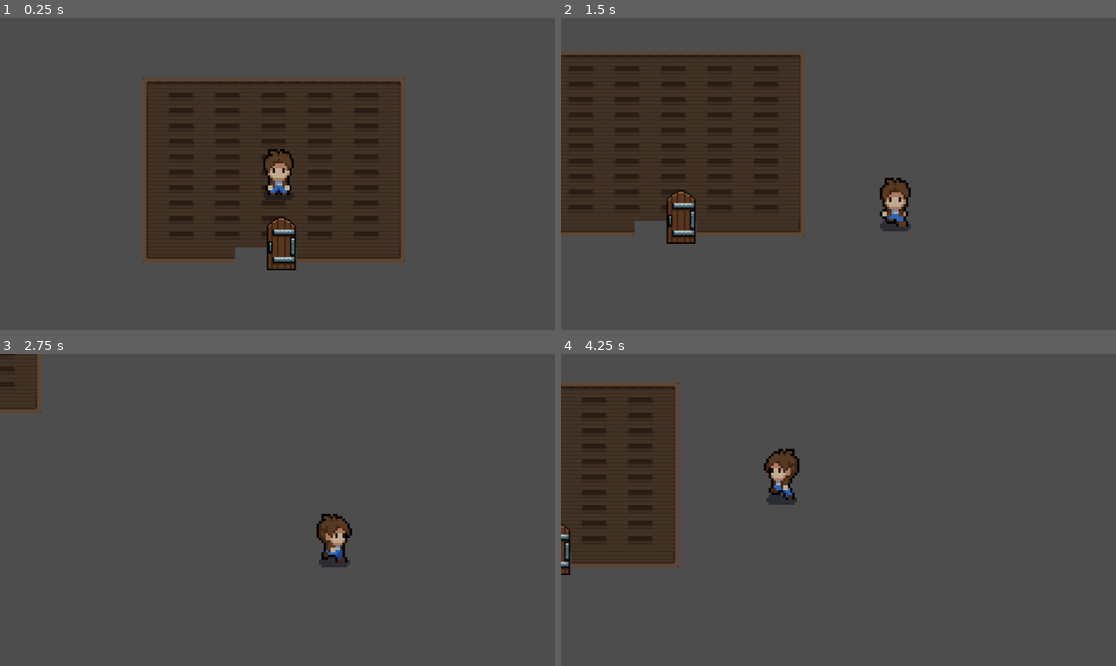
Above: before the commit, frames 1-4 (two rows, left to right).
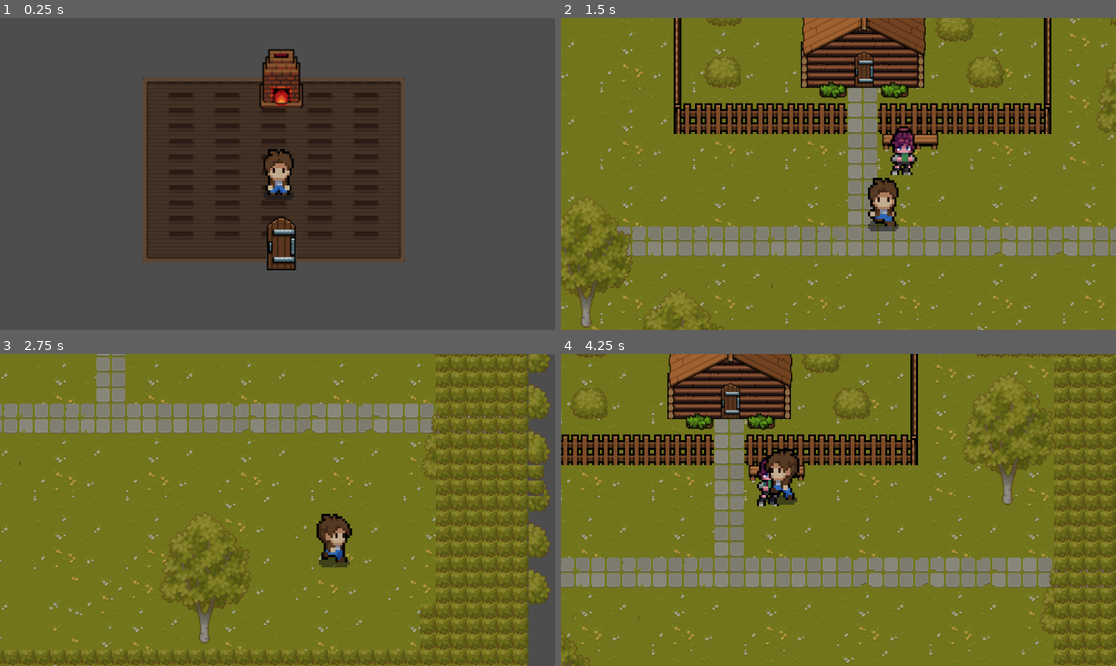
Above: after the commit, the same moments.

Repository: YassinNasrallah/pixel2Dgame
Game: Godot game, scene res://houselevel.tscn
The game is run twice, just before and just after one commit, with the same random seed, the same clock (stepped at 60 frames per second) and the same inputs. This scene is started directly instead of the project's main scene.
Inputs:
- Up to frame 1 (0.25 s): no input
- Up to frame 2 (1.5 s): tap Enter (ui_accept) at 0.5 s; hold Right (right) 0.53-1.28 s; hold Enter (ui_accept) 0.53-1.28 s; hold Down (down) from 1.28 s (still down); tap Q (attack) at 1.35 s
- Up to frame 3 (2.75 s): tap Enter (ui_accept) at 1.52, 1.55, 1.82, 2.3 s; release Down (down) at 2.03 s; hold Right (right) from 2.03 s (still down); hold E (start conversation) from 2.03 s (still down)
- Up to frame 4 (4.25 s): release Right (right) at 2.78 s; release E (start conversation) at 2.78 s; hold Up (up) 2.78-3.53 s; tap Enter (ui_accept) at 2.85, 3.02, 3.32 s; hold Left (left) from 3.53 s (still down); hold Enter (ui_accept) from 3.53 s (still down); tap Q (attack) at 3.6 s

The runs differ from the first frame. In frame 1, 1.4% of the frame differs, in the area x 42-55%, y 10-79%; in frame 2, 99%, in the area x 0-100%, y 0-100%; in frame 3, 96%; in frame 4, 98%.

Commit message:
add objects for levels and collusion

Diff:
--- a/houselevel.tscn
+++ b/houselevel.tscn
@@ -26,8 +26,10 @@
 15:0/0 = 0
 16:0/0 = 0
 17:0/0 = 0
+17:0/0/physics_layer_0/polygon_0/points = PackedVector2Array(-8, -8, 8, -3.507245, -3.3273869, -2.7878103, -4.586398, 8)
 18:0/0 = 0
 19:0/0 = 0
+19:0/0/physics_layer_0/polygon_0/points = PackedVector2Array(-8, -4.406539, 8, -8, 4.586398, 8, 2.7878103, -2.6079512)
 20:0/0 = 0
 21:0/0 = 0
 22:0/0 = 0
@@ -49,8 +51,10 @@
 15:1/0 = 0
 16:1/0 = 0
 17:1/0 = 0
+17:1/0/physics_layer_0/polygon_0/points = PackedVector2Array(-8, -8, -2.607952, -8, -2.9676695, 8, -8, 8)
 18:1/0 = 0
 19:1/0 = 0
+19:1/0/physics_layer_0/polygon_0/points = PackedVector2Array(2.9676695, -8, 8, -8, 8, 8, 2.9676695, 8)
 20:1/0 = 0
 22:1/0 = 0
 0:2/0 = 0
@@ -71,8 +75,11 @@
 15:2/0 = 0
 16:2/0 = 0
 17:2/0 = 0
+17:2/0/physics_layer_0/polygon_0/points = PackedVector2Array(-3.6871042, -8, -2.9676695, 2.7878094, 8, 3.1475277, -8, 8)
 18:2/0 = 0
+18:2/0/physics_layer_0/polygon_0/points = PackedVector2Array(-8, 2.9676685, 8, 3.1475277, 8, 8, -8, 8)
 19:2/0 = 0
+19:2/0/physics_layer_0/polygon_0/points = PackedVector2Array(3.327386, 2.607952, 4.406539, -8, 8, 8, -8, 3.507246)
 20:2/0 = 0
 21:2/0 = 0
 22:2/0 = 0
@@ -304,6 +311,7 @@
 8:21/0 = 0
 
 [sub_resource type="TileSet" id="TileSet_d08gs"]
+physics_layer_0/collision_layer = 1
 sources/0 = SubResource("TileSetAtlasSource_xt2y1")
 
 [sub_resource type="TileSetAtlasSource" id="TileSetAtlasSource_5lu6y"]
@@ -341,7 +349,9 @@
 6:3/0 = 0
 7:3/0 = 0
 8:3/0 = 0
+8:3/0/physics_layer_0/polygon_0/points = PackedVector2Array(-2.2482338, -8, 8, -8, 8, 8, -2.428093, 8)
 9:3/0 = 0
+9:3/0/physics_layer_0/polygon_0/points = PackedVector2Array(-8, -8, 1.8885164, -8, 2.0683756, 8, -8, 8)
 10:3/0 = 0
 11:3/0 = 0
 0:4/0 = 0
@@ -444,6 +454,7 @@
 3:15/0 = 0
 
 [sub_resource type="TileSet" id="TileSet_0acj6"]
+physics_layer_0/collision_layer = 1
 sources/0 = SubResource("TileSetAtlasSource_5lu6y")
 
 [sub_resource type="TileSetAtlasSource" id="TileSetAtlasSource_lktkt"]
@@ -459,7 +470,9 @@
 0:2/0 = 0
 1:2/0 = 0
 2:2/0 = 0
+2:2/0/physics_layer_0/polygon_0/points = PackedVector2Array(-6.384985, -8, 8, -8, 8, 8, -6.564844, 8)
 3:2/0 = 0
+3:2/0/physics_layer_0/polygon_0/points = PackedVector2Array(-8, -8, 6.0252676, -8, 6.384984, 8, -8, 8)
 0:3/0 = 0
 1:3/0 = 0
 2:3/0 = 0
@@ -474,6 +487,7 @@
 3:5/0 = 0
 
 [sub_resource type="TileSet" id="TileSet_pyc3u"]
+physics_layer_0/collision_layer = 1
 sources/0 = SubResource("TileSetAtlasSource_lktkt")
 
 [sub_resource type="CircleShape2D" id="CircleShape2D_5lu6y"]
@@ -484,7 +498,7 @@
 [node name="TileMapLayer" type="TileMapLayer" parent="."]
 
 [node name="background" type="TileMapLayer" parent="TileMapLayer"]
-tile_map_data = PackedByteArray("AAAkABgAAAASAAIAAAAjABgAAAA …(3136 unchanged characters)… OAAUAAAAiABQAAAAOAAUAAAAiABUAAAAOAAUAAAA=")
+tile_map_data = PackedByteArray("AAAkABgAAAASAAIAAAAjABgAAAA …(3136 unchanged characters)… OAAUAAAAiABQAAAAOAAUAAAAiABUAAAAOAAUAAAAcABgAAAASAAIAAAAbABgAAAASAAIAAAA=")
 tile_set = SubResource("TileSet_d08gs")
 y_sort_origin = 2
 
@@ -495,7 +509,10 @@
 tile_set = SubResource("TileSet_0acj6")
 
 [node name="objects" type="TileMapLayer" parent="TileMapLayer"]
+scale = Vector2(1.5, 1.5)
+tile_map_data = PackedByteArray("AAATAAcAAAACAAAAAAATAAgAAAACAAEAAAATAAkAAAACAAIAAAAUAAcAAAADAAAAAAAUAAgAAAADAAEAAAAUAAkAAAADAAIAAAA=")
 tile_set = SubResource("TileSet_pyc3u")
+use_kinematic_bodies = true
 
 [node name="Player" parent="." instance=ExtResource("2_xt2y1")]
 position = Vector2(477, 330)
